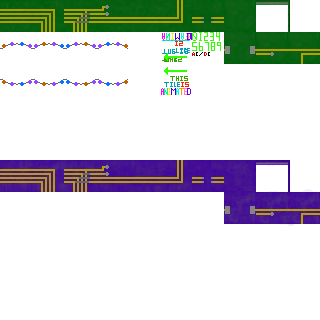
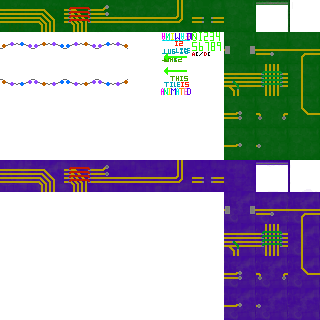
Layered file, before and after one edit (320x320). Changes by layer:
painted on "Paint Layer 1(pasted) Merged" (1st of 2) over (0, 0, 320, 320)
painted on "Paint Layer 1(pasted) Merged" (2nd of 2) over (0, 0, 320, 320)
